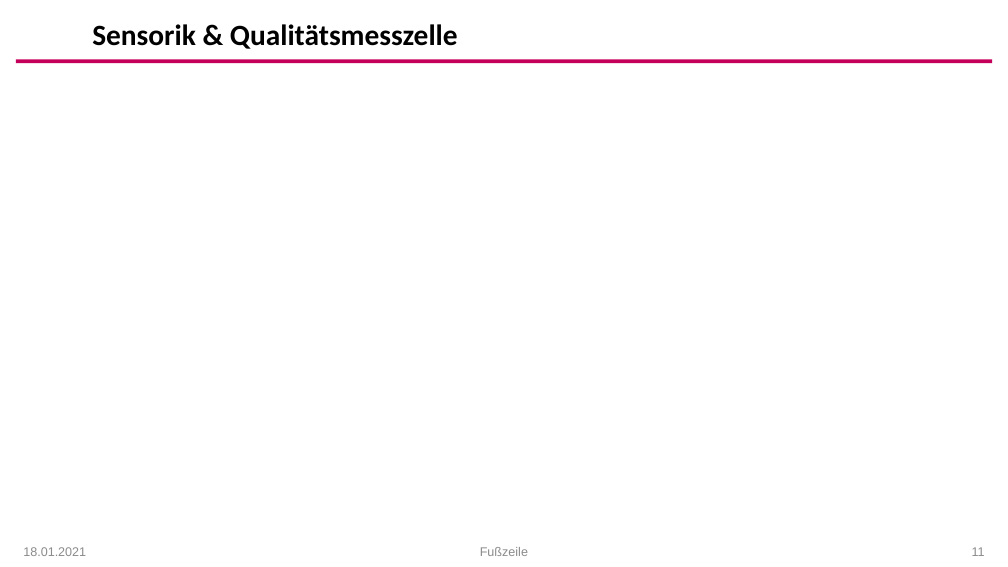
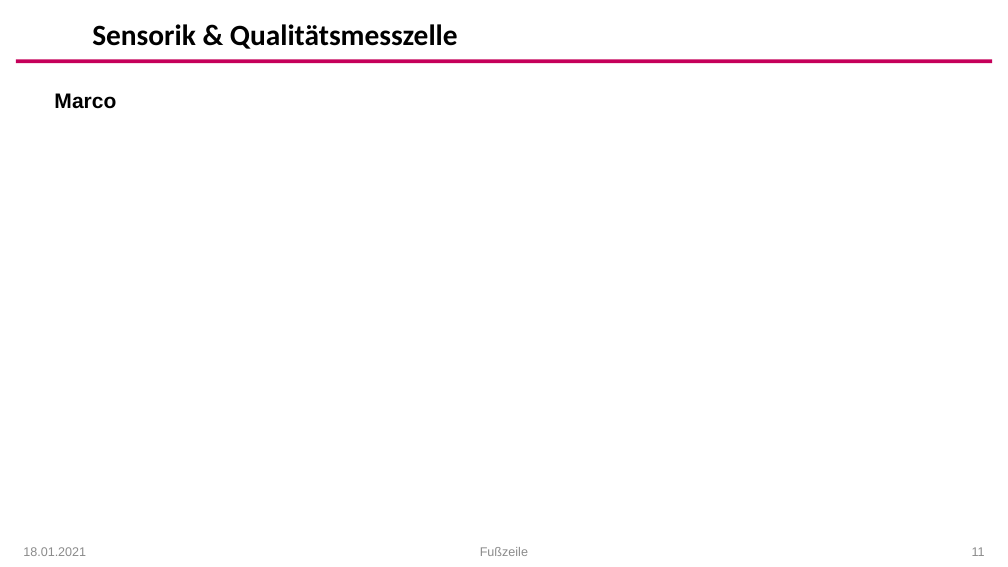
Before and after one commit to arehmer/DigitalTwinInjectionMoulding, a slide deck: slide 11 of Präsentationen/Kick-Off_Agenda.pptx. Drawn at 1008x567 pixels with LibreOffice and Linux fonts; fonts in the diff are those of the drawing; background and template pictures are left out. Boxes give left, top, right and bottom in pixels: in the first picture for what was removed or moved away, otherwise in the second. Text is boxed around its words. In the diff, an @@ line names an element or a change of style, - is before the commit and + after.

```diff
--- a/Präsentationen/Kick-Off_Agenda.pptx
+++ b/Präsentationen/Kick-Off_Agenda.pptx
@@ text added at <box>54,93,116,109</box>, 20 pt, text #000000, bold @@
+Marco
```
Also in this commit, not shown: 2 other slides changed.
